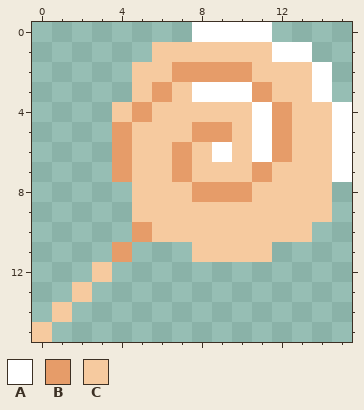
Two versions of one pixel-art file, Assets/world-parallax-background-16.aseprite. Above is the file before it was changed.
16x16 pixels, 1 frame.
Palette (. is transparent): A #ffffff  B #e69c69  C #f6ca9f
Pixels before, first column x 0:
 0 ........AAAA....
 1 ......CCCCCCAA..
 2 .....CCBBBBCCCA.
 3 .....CBCAAABCCA.
 4 ....CBCCCCCABCCA
 5 ....BCCCBBCABCCA
 6 ....BCCBCACABCCA
 7 ....BCCBCCCBCCCA
 8 .....CCCBBBCCCC.
 9 .....CCCCCCCCCC.
10 .....BCCCCCCCC..
11 ....B...CCCC....
12 ...C............
13 ..C.............
14 .C..............
15 C...............
The result:
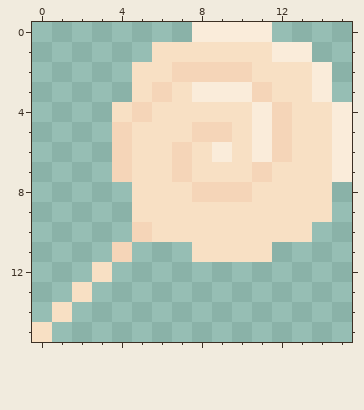
Difference:
{"change": "layer \"Tint\" opacity 78% added"}
{"colour":"A","old":"#ffffff","new":"#faecda"}
{"colour":"B","old":"#e69c69","new":"#f5d5b8"}
{"colour":"C","old":"#f6ca9f","new":"#f8e0c4"}
